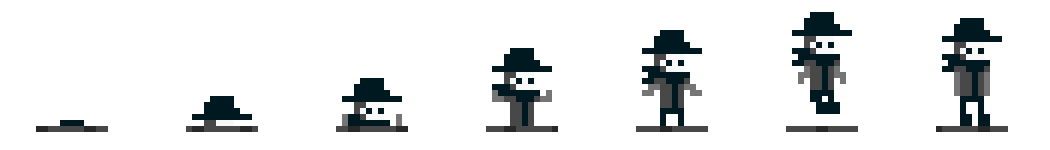
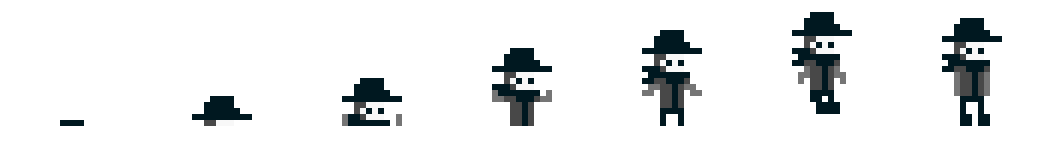
Comparing the layer stacks of the two w=1050, h=150 images. Changes:
painted on "Layer 0" over [36,126,1008,132]
